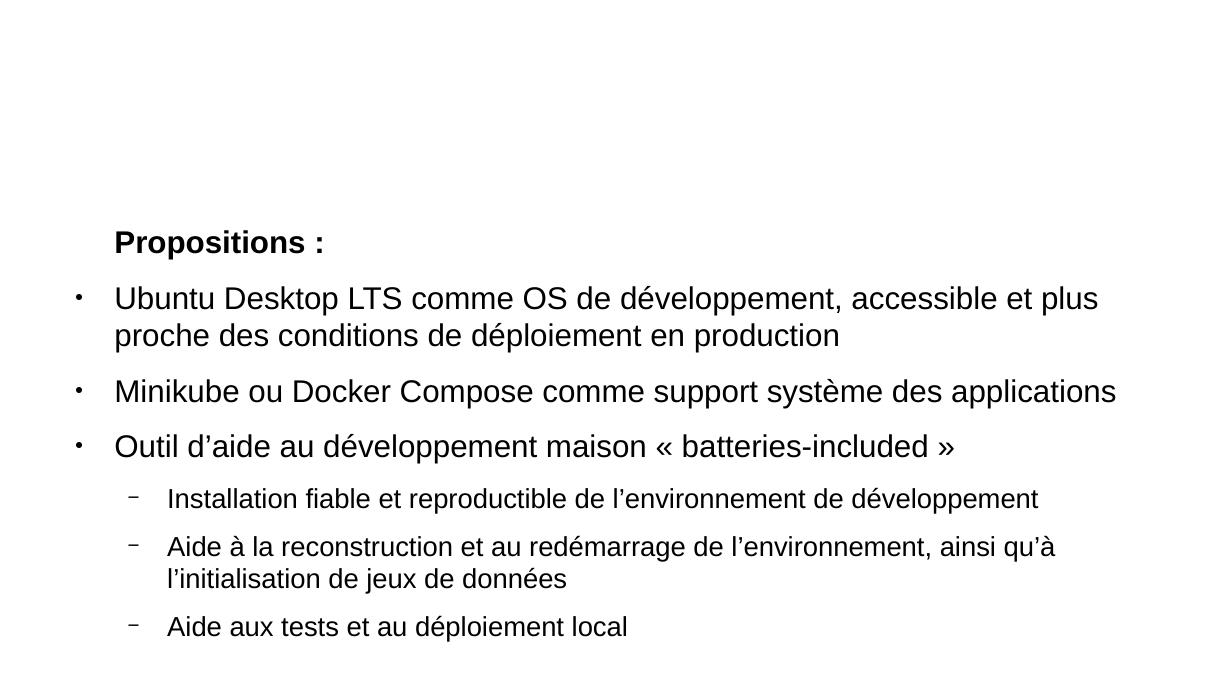
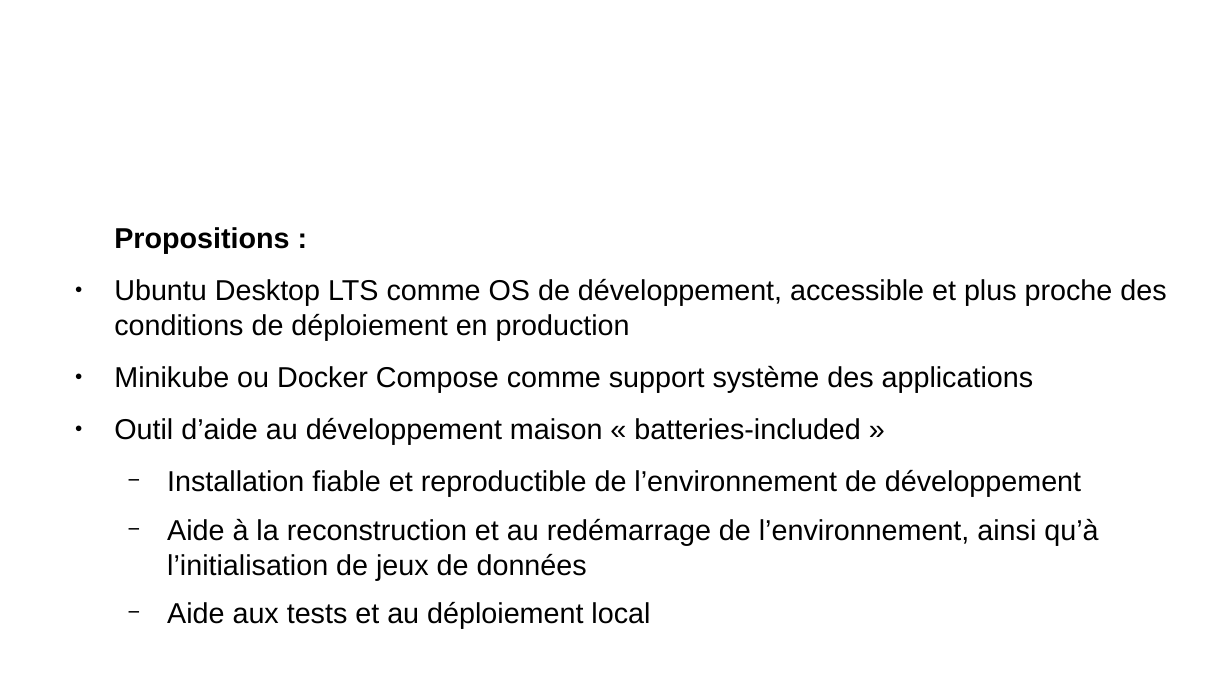
Before and after one commit to remipassmoilesel/ci-cd-plan, a slide deck: slide 20 of ci-cd-plan.odp. Drawn at 1232x693 pixels with LibreOffice and Linux fonts; fonts in the diff are those of the drawing; background and template pictures are left out. Boxes give left, top, right and bottom in pixels: in the first picture for what was removed or moved away, otherwise in the second. Text is boxed around its words. In the diff, an @@ line names an element or a change of style, - is before the commit and + after.

```diff
--- a/ci-cd-plan.odp
+++ b/ci-cd-plan.odp
@@ text "Propositions :" at (114, 227, 1166, 580): size 20.1 to 18.5 pt in "Propositions :", "Ubuntu Desktop LTS comme OS de développement, ...", "Minikube ou Docker Compose comme support système ...", "Outil d’aide au développement maison « batteries-included ..."; size 17.7 to 18.5 pt in "Installation fiable et reproductible de l’environnement de ...", "Aide à la reconstruction et au redémarrage ...", "Aide aux tests et au déploiement local" @@
```
Also in this commit, not shown: 4 other slides changed.
